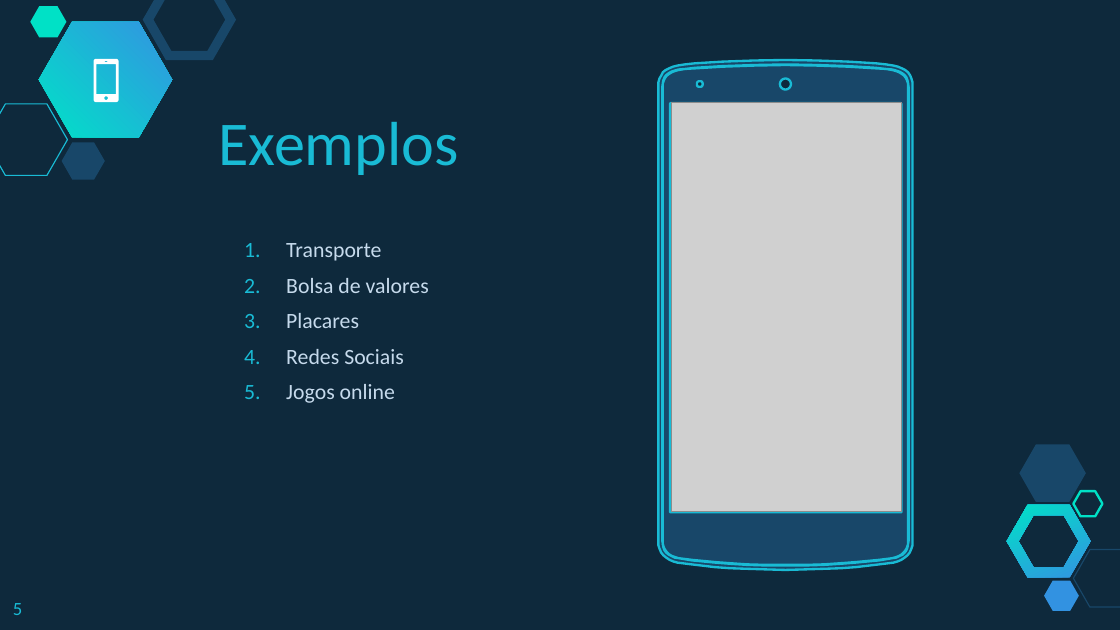
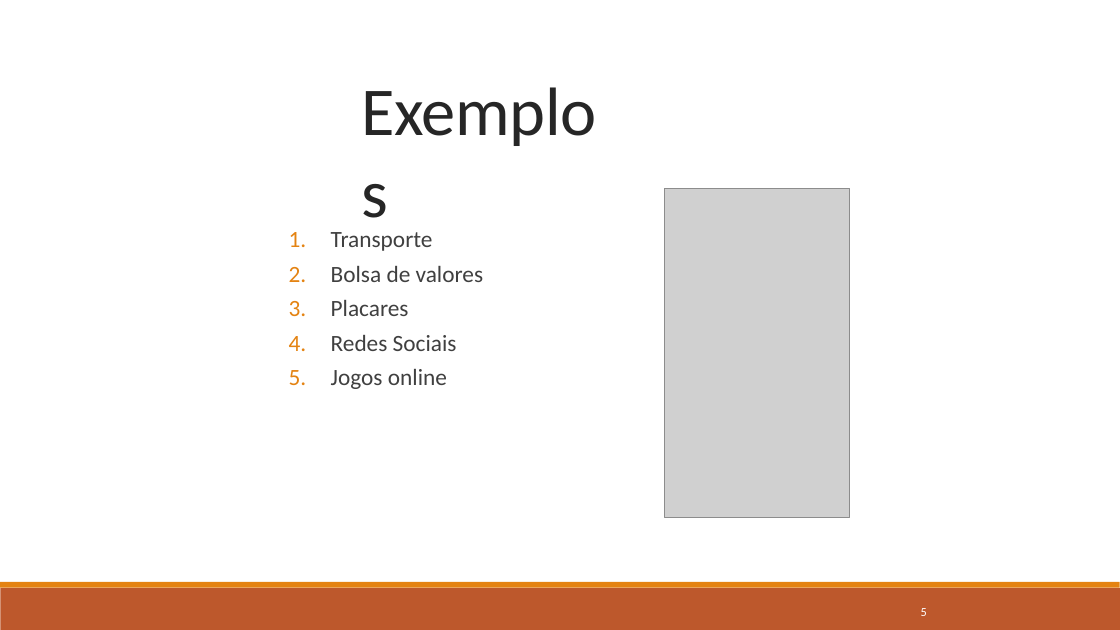
Before and after one commit to fabricioveronez/SignalR_Exemplos, a slide deck: slide 5 of docs/Apresentacao.pptx. Drawn at 1120x630 pixels with LibreOffice and Linux fonts; fonts in the diff are those of the drawing; grey boxes stand for pictures. Boxes give left, top, right and bottom in pixels: in the first picture for what was removed or moved away, otherwise in the second. Text is boxed around its words. In the diff, an @@ line names an element or a change of style, - is before the commit and + after.

```diff
--- a/docs/Apresentacao.pptx
+++ b/docs/Apresentacao.pptx
@@ background #0E293C to #FFFFFF @@
@@ hexagon removed at (30, 6, 66, 37) @@
@@ freeform shape removed at (38, 22, 171, 138) @@
@@ hexagon removed at (148, 0, 231, 56) @@
@@ text "Exemplos": place and size @@
-text "Exemplos" at (218, 122, 458, 175)
+text "Exemplos" at (351, 62, 632, 156)
@@ text "Exemplos" at (351, 62, 632, 156): size 40 to 44 pt, text colour #19BBD5 to #262626, letter spacing 0 to -0.4 pt @@
@@ freeform shape removed at (659, 60, 913, 570) @@
@@ hexagon removed at (0, 104, 67, 176) @@
@@ hexagon removed at (62, 142, 105, 179) @@
@@ picture: place and size @@
-picture at (671, 102, 902, 512)
+picture at (664, 188, 849, 517)
@@ text "Transporte": place and size @@
-text "Transporte" at (286, 243, 429, 403)
+text "Transporte" at (331, 232, 484, 389)
@@ text "Transporte" at (331, 232, 484, 389): size 14 to 15 pt, text colour #C6DAEC to #404040; line spacing 1 to 0.9; bullet colour #19BBD5 to #E48312 @@
@@ hexagon removed at (1019, 445, 1085, 502) @@
@@ freeform shape removed at (1007, 505, 1091, 578) @@
@@ hexagon removed at (1073, 492, 1102, 517) @@
@@ hexagon removed at (1073, 550, 1120, 607) @@
@@ rectangle added at (0, 588, 1120, 630), fill #BD582C @@
@@ rectangle added at (0, 582, 1120, 588), fill #E48312 @@
@@ page number: place and size @@
-page number at (13, 603, 22, 615)
+page number at (921, 608, 927, 616)
@@ page number at (921, 608, 927, 616): size 12 to 7.9 pt, text colour #19BBD5 to #FFFFFF @@
@@ hexagon removed at (1044, 580, 1079, 610) @@
```
Also in this commit, not shown: 11 other slides changed, 8 slides added, 7 slides removed.
